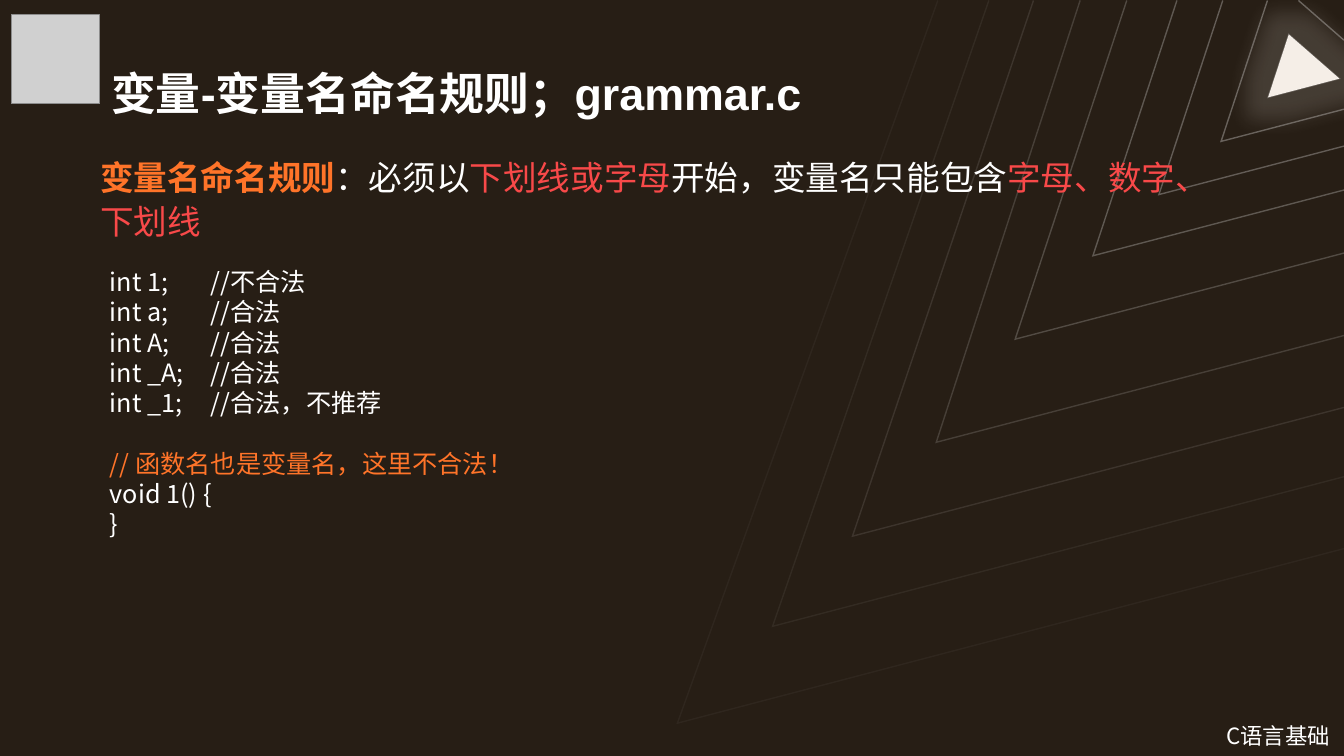
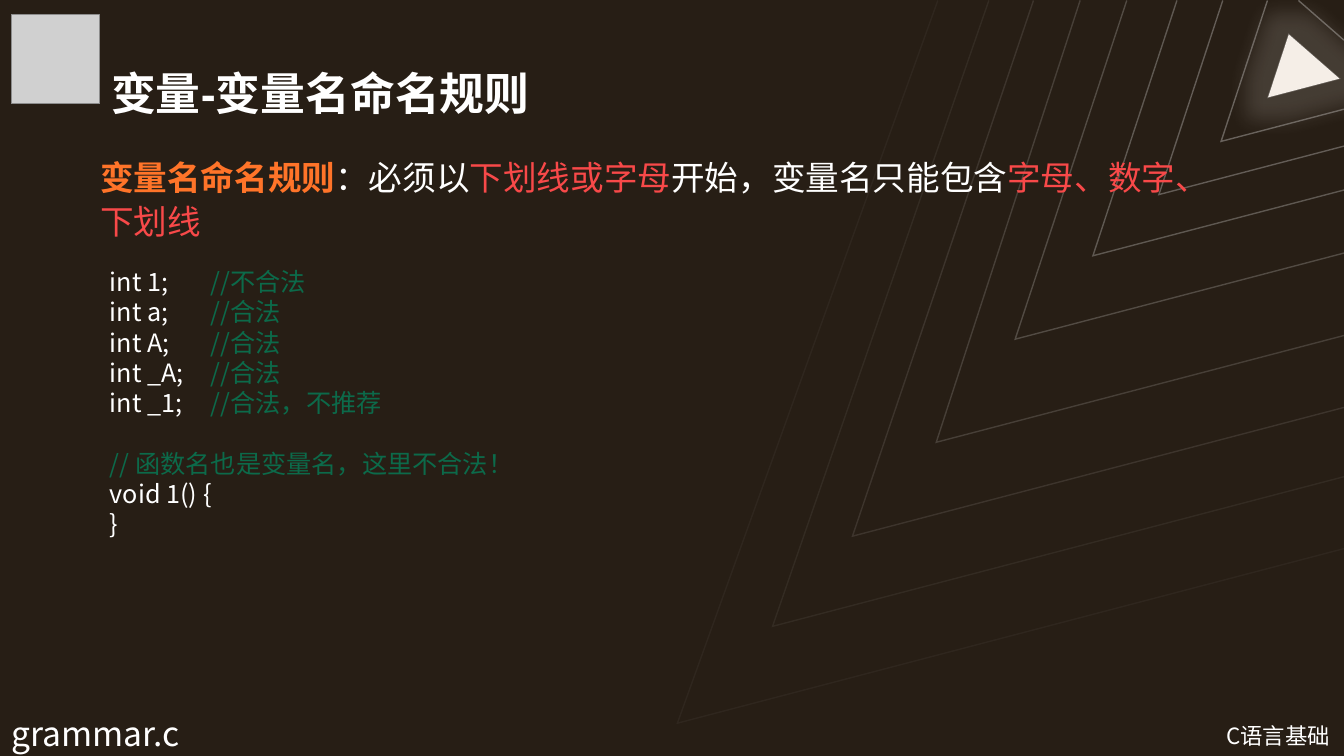
Before and after one commit to Wannerfi/CodingCourse, a slide deck: slide 20 of 2C语言基础.pptx (slide 19 before the commit). Drawn at 1344x756 pixels with LibreOffice and Linux fonts; fonts in the diff are those of the drawing; grey boxes stand for pictures. Boxes give left, top, right and bottom in pixels: in the first picture for what was removed or moved away, otherwise in the second. Text is boxed around its words. In the diff, an @@ line names an element or a change of style, - is before the commit and + after.

```diff
--- a/2C语言基础.pptx
+++ b/2C语言基础.pptx
@@ title at (111,71,529,114): text changed @@
-变量-变量名命名规则；grammar.c
+变量-变量名命名规则
@@ text at (110,270,513,475): text colour #FFFFFF to #0C6A4A in "//不合法", "//合法", "//合法", "//合法" and 1 more places; text colour #FF7429 to #0C6A4A in "// 函数名也是变量名，这里不合法！" @@
@@ text added at (11,727,179,755), 24 pt, text #FFFFFF @@
+grammar.c
```
Also in this commit, not shown: 11 other slides changed, 3 slides added, 2 slides removed.
